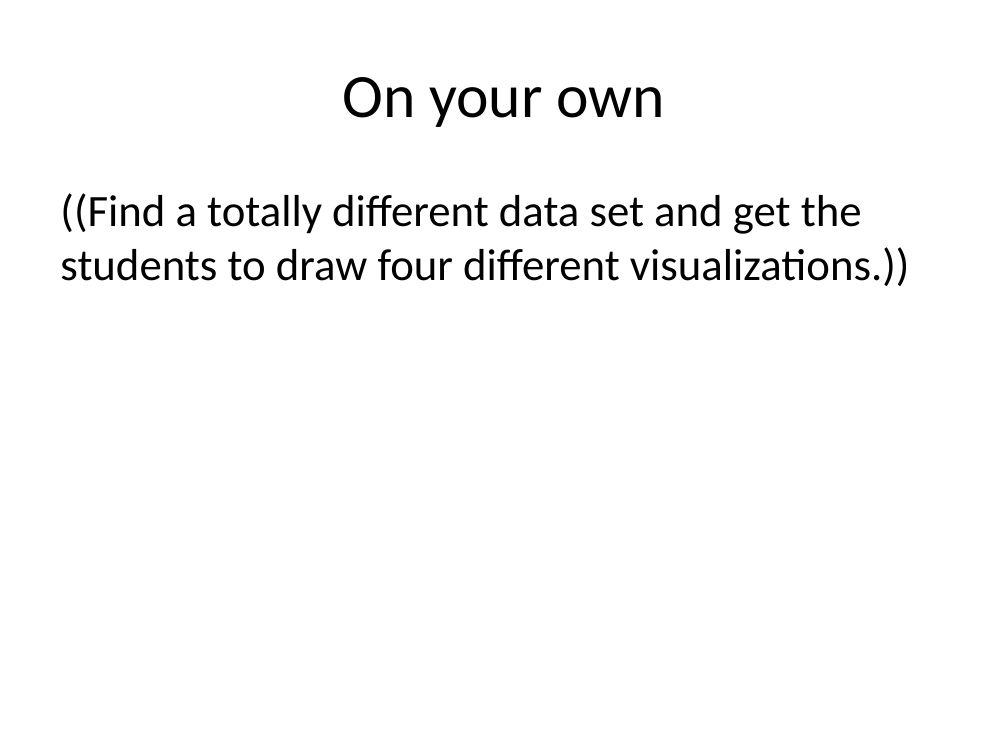
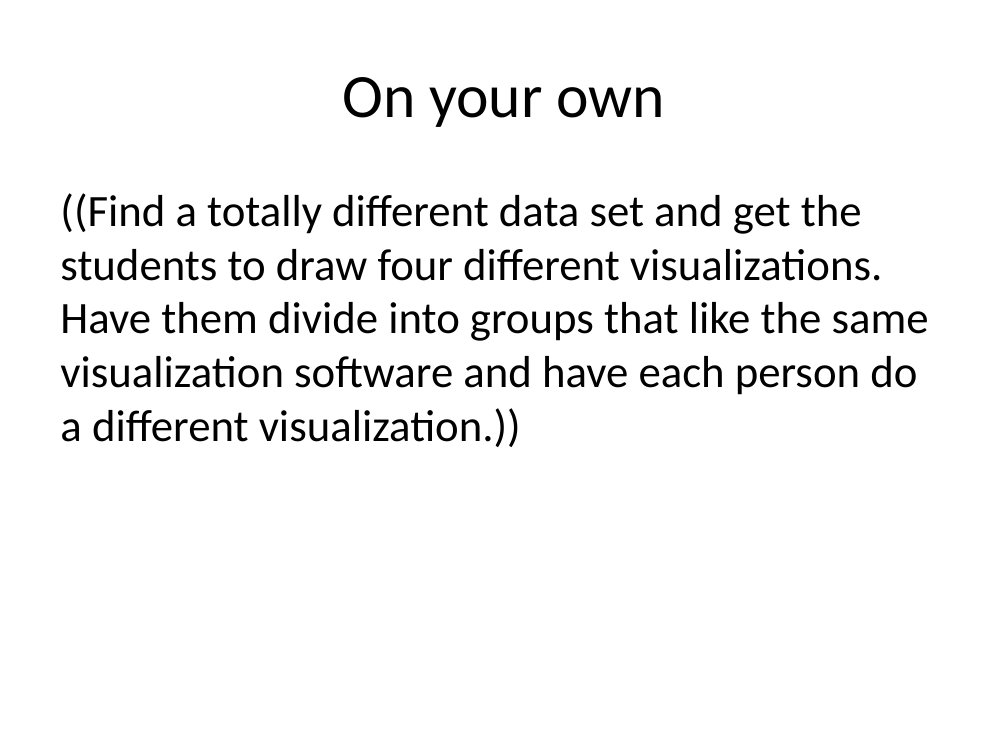
Before and after one commit to pmean/data-visualization, a slide deck: slide 46 of src/data-visualization-01-points.pptx. Drawn at 1008x756 pixels with LibreOffice and Linux fonts; fonts in the diff are those of the drawing. Boxes give left, top, right and bottom in pixels: in the first picture for what was removed or moved away, otherwise in the second. Text is boxed around its words. In the diff, an @@ line names an element or a change of style, - is before the commit and + after.

```diff
--- a/src/data-visualization-01-points.pptx
+++ b/src/data-visualization-01-points.pptx
@@ text at (60,193,929,447): text changed @@
-((Find a totally different data set and get the students to draw four different visualizations.))
+((Find a totally different data set and get the students to draw four different visualizations. Have them divide into groups that like the same visualization software and have each person do a different visualization.))
```
Also in this commit, not shown: 2 other slides changed, 57 other files.
